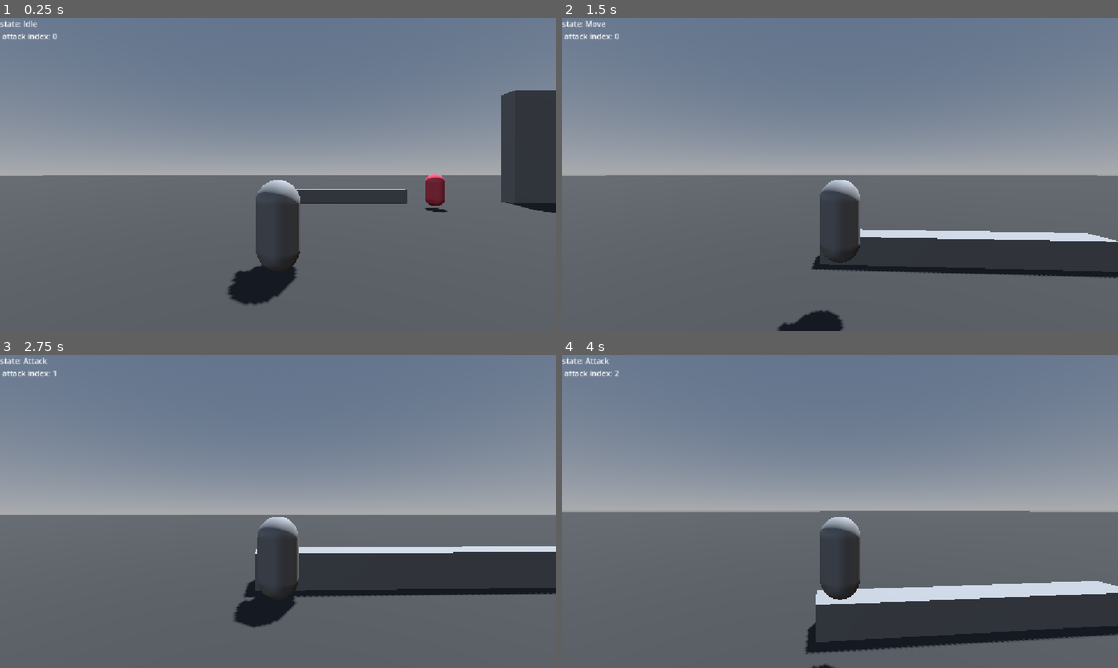
Above: before the commit, frames 1-4 (two rows, left to right).
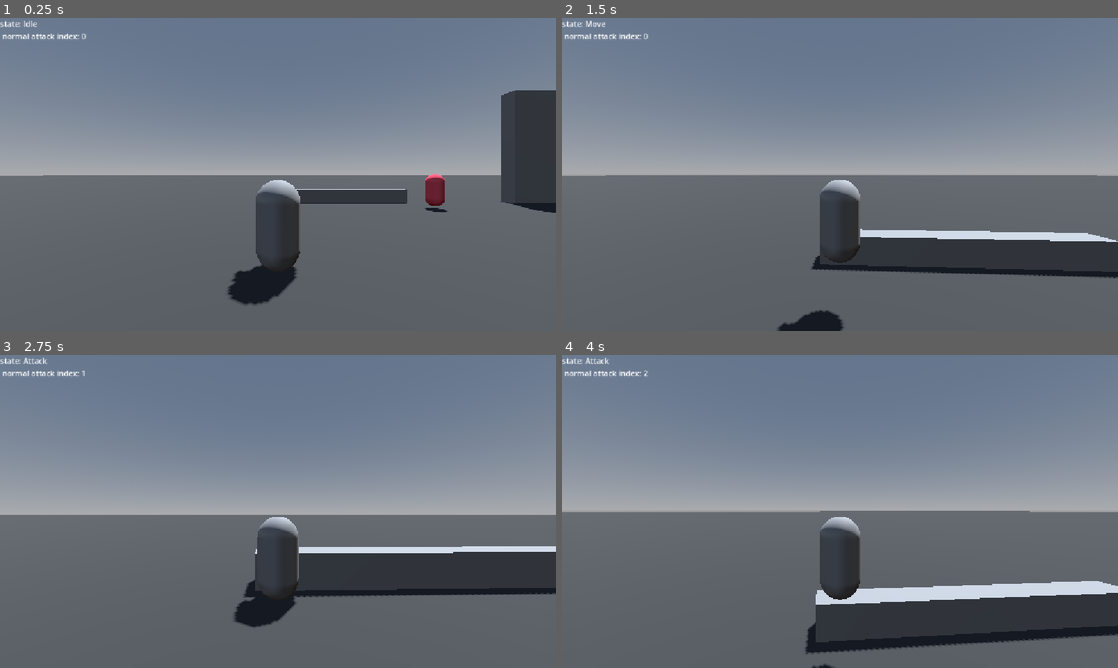
Above: after the commit, the same moments.

Repository: c-dez/fedel
Game: Godot game, scene res://main.tscn
Same seed, same stepped clock (60 frames per second), same inputs: the game is played once before the commit and once after it.
Inputs (mouse positions are in pixels of both pictures, inside the frame that each line leads up to):
- Up to frame 1 (0.25 s): no input
- Up to frame 2 (1.5 s): move the mouse to (867, 174) at 0.52 s; hold W (up) from 0.53 s (still down); tap E (action) at 0.6 s; tap Space (jump) at 0.77 s; click (867, 174) at 0.8 s; move the mouse to (812, 174) at 1.27 s; click (812, 174) at 1.35 s
- Up to frame 3 (2.75 s): keep holding W (up); tap Space (jump) at 1.52 s; tap E (action) at 1.55, 2.1 s; move the mouse to (289, 505) at 2.02 s; click (289, 505) at 2.3 s
- Up to frame 4 (4 s): keep holding W (up); tap Enter at 2.75 s; move the mouse to (834, 517) at 2.77 s; tap Shift (dodge) at 2.85 s; tap Space (jump) at 3.02, 3.77 s; tap E (action) at 3.05 s; move the mouse to (878, 514) at 3.52 s; click (878, 514) at 3.6 s

The runs differ from the first frame. In frame 1, 0.2% of the frame differs, in the area x 0-16%, y 4-7%; in frame 2, 0.2%; in frame 3, 0.2%; in frame 4, 0.2%.

Commit message:
corregido bugs

Diff:
--- /dev/null
+++ b/Player/attacks/attack_1.gd
@@ -0,0 +1,5 @@
+extends BasicAttack
+
+
+func attack()->void:
+	print(self.name)
--- /dev/null
+++ b/Player/attacks/attack_2.gd
@@ -0,0 +1,4 @@
+extends BasicAttack
+
+func attack()->void:
+	print(self.name)
--- a/Player/player.tscn
+++ b/Player/player.tscn
@@ -8,7 +8,8 @@
 [ext_resource type="Script" uid="uid://dcibmacockb42" path="res://Player/state_machine/states/idle.gd" id="7_00tjw"]
 [ext_resource type="Script" uid="uid://cr1d3xs3f11l7" path="res://Player/state_machine/states/move.gd" id="8_00tjw"]
 [ext_resource type="Script" uid="uid://21le0nc21xe4" path="res://Player/state_machine/states/attack.gd" id="9_00tjw"]
-[ext_resource type="Script" uid="uid://bebwvh1isrclx" path="res://Player/attacks/basic_attack.gd" id="10_x3vf3"]
+[ext_resource type="Script" uid="uid://cl7j723jdm3fk" path="res://Player/attacks/attack_1.gd" id="9_apopc"]
+[ext_resource type="Script" uid="uid://b67sxwmo5j4h2" path="res://Player/attacks/attack_2.gd" id="10_5htga"]
 [ext_resource type="Script" uid="uid://n6gjy27jfg4w" path="res://Player/state_machine/states/recovery.gd" id="11_apopc"]
 [ext_resource type="Script" uid="uid://fy8ptwo2glma" path="res://Player/state_machine/states/dodge.gd" id="12_5htga"]
 
@@ -103,8 +104,12 @@
 script = ExtResource("9_00tjw")
 metadata/_custom_type_script = "uid://bjhk7q5skhk76"
 
-[node name="BasicAttack" type="Node" parent="StateMachine/Attack" unique_id=1749650535]
-script = ExtResource("10_x3vf3")
+[node name="Attack_1" type="Node" parent="StateMachine/Attack" unique_id=1749650535]
+script = ExtResource("9_apopc")
+metadata/_custom_type_script = "uid://bebwvh1isrclx"
+
+[node name="Attack_2" type="Node" parent="StateMachine/Attack" unique_id=594559886]
+script = ExtResource("10_5htga")
 metadata/_custom_type_script = "uid://bebwvh1isrclx"
 
 [node name="Recovery" type="Node" parent="StateMachine" unique_id=480976096]
--- a/Player/state_machine/state_machine.gd
+++ b/Player/state_machine/state_machine.gd
@@ -8,7 +8,7 @@
 	label.text = str(
 		'state: ', current_state.name,
 
-		'\n attack index: ', states['attack'].attack_index,
+		'\n normal attack index: ', states['attack'].normal_attack_index,
 
 		)
 	#----------------
--- a/Player/state_machine/states/attack.gd
+++ b/Player/state_machine/states/attack.gd
@@ -1,17 +1,22 @@
 extends State
-
-# ATTACK state
+class_name AttackState
+## ATTACK state
 
 
 var attacks_array: Array[BasicAttack] = []
-## numero de ataque
-var attack_index: int = 0
+
 var request_next_attack: bool = false
 var attack_time: float = 0 ## tiempo desde que empezo el ataque
 
 @onready var player: Player = owner
 @onready var sm: StateMachine = get_parent()
 
+
+# test
+var normal_attack_index: int = 0
+var heavy_attack_index: int = 0
+
+var max_normal_attacks_index:int = 0
 
 func _ready() -> void:
 	_set_attacks_array()
@@ -28,9 +33,7 @@
 	player.velocity.x = 0
 	player.velocity.z = 0
 
-	attacks_array[0].attack()
-	attack_index += 1
-	attack_time = 0.0
+	start_attack()
 
 
 func process(_delta: float) -> void:
@@ -41,7 +44,7 @@
 func physics_process(_delta: float) -> void:
 	attack_time += _delta
 
-	if attack_time >= attacks_array[0].attack_duration:
+	if attack_time >= attacks_array[normal_attack_index-1].attack_duration:
 		if request_next_attack:
 			start_attack()
 
@@ -54,10 +57,16 @@
 
 
 func start_attack() -> void:
+	if normal_attack_index >= max_normal_attacks_index:
+		# attack_index = 0
+		normal_attack_index = 0
+		print('reset normal attack index')
+
 	attack_time = 0.0
-	attack_index += 1
-	attacks_array[0].attack()
+	attacks_array[normal_attack_index].attack()
 	request_next_attack = false
+	# attack_index += 1
+	normal_attack_index += 1
 
 
 func _set_attacks_array() -> void:
@@ -65,8 +74,9 @@
 		if get_child(i) is BasicAttack:
 			var child := get_child(i)
 			attacks_array.append(child)
+			max_normal_attacks_index += 1
 
 
-func transition_to_recovery()->void:
+func transition_to_recovery() -> void:
 	if attack_time > attacks_array[0].attack_duration + 0.5:
 		emit_signal('change_state_to', self, 'recovery')
--- a/Player/state_machine/states/recovery.gd
+++ b/Player/state_machine/states/recovery.gd
@@ -35,4 +35,5 @@
 
 
 func reset_attack_index() -> void:
-	sm.states['attack'].attack_index = 0
+	# sm.states['attack'].attack_index = 0
+	sm.states['attack'].normal_attack_index = 0
Not shown, added: Player/attacks/attack_1.gd.uid
Not shown, added: Player/attacks/attack_2.gd.uid
